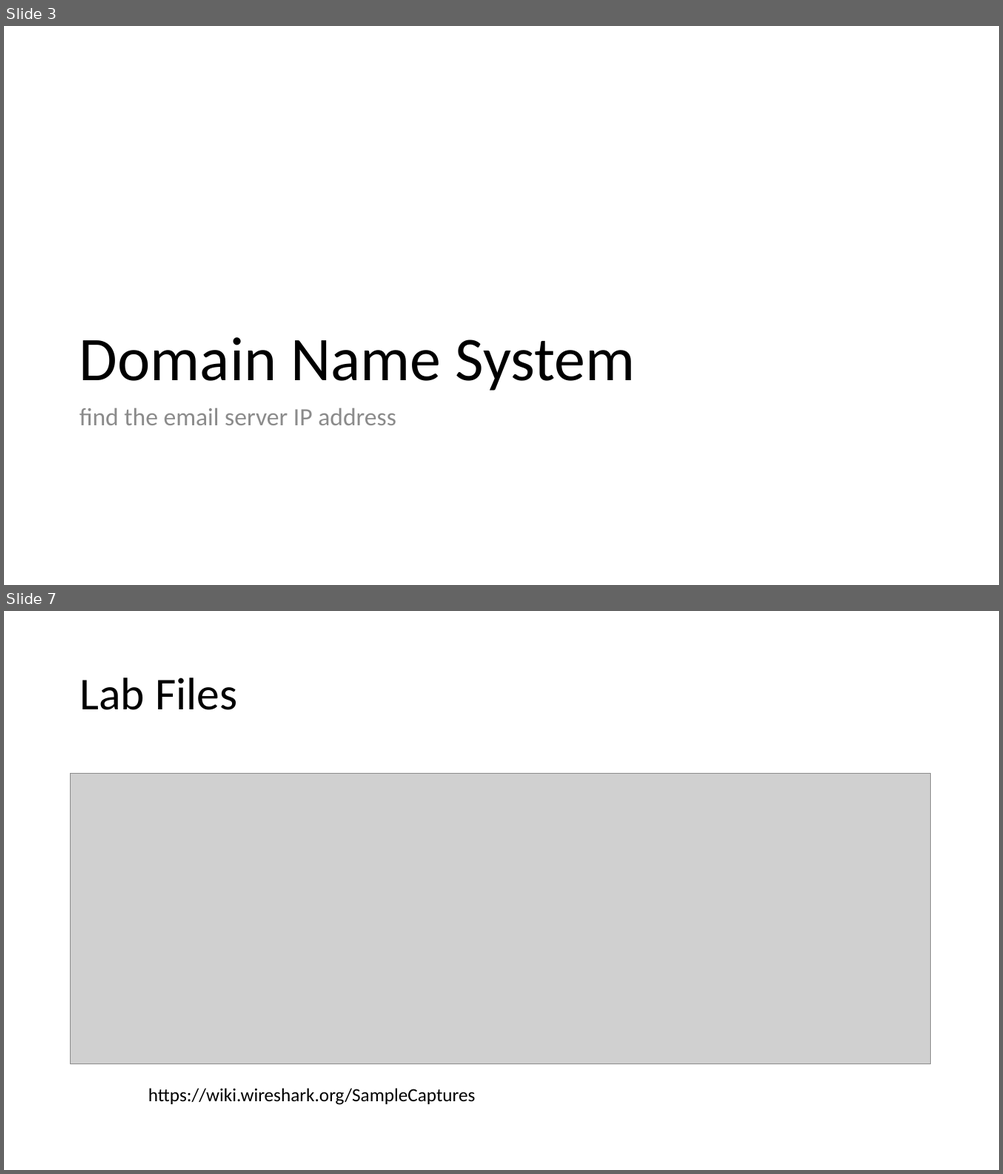
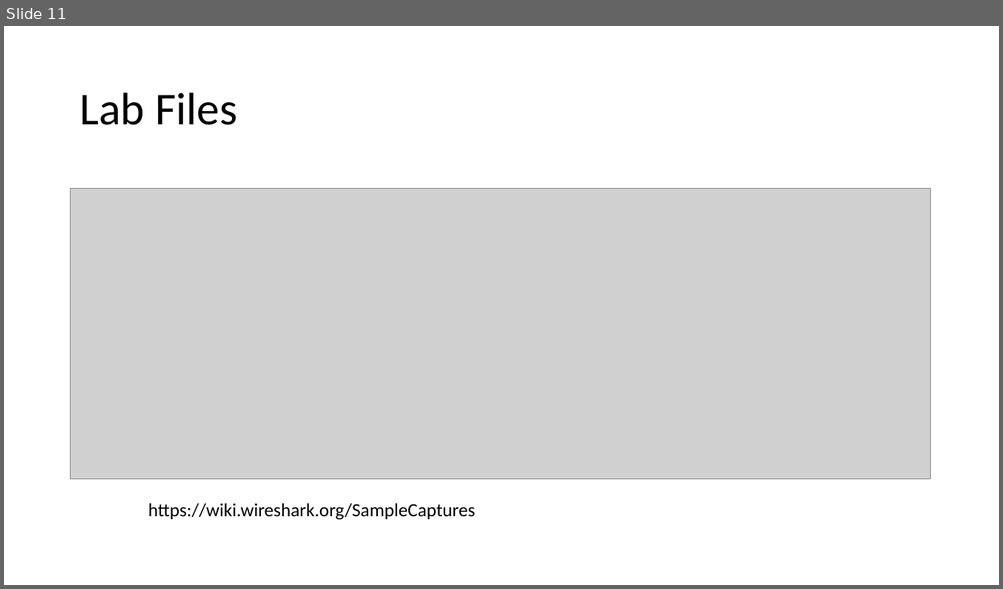
Before and after one commit to frankwxu/digital-forensics-lab, a slide deck: Networking_Forensics/30_SMTP_Email_Forensics.pptx. Shown one above the other, each under a label of ours: slides 3 and 7 before the commit, slide 11 after it; the slides between them are not shown. The pictures are 1003x1174 and 1003x589 pixels, drawn with LibreOffice and Linux fonts; fonts in the diff are those of the drawing; grey boxes stand for pictures; background and template pictures are left out. Boxes give left, top, right and bottom in pixels: in the first picture for what was removed or moved away, otherwise in the second. Text is boxed around its words. In the diff, an @@ line names an element or a change of style, - is before the commit and + after.

```diff
--- a/Networking_Forensics/30_SMTP_Email_Forensics.pptx
+++ b/Networking_Forensics/30_SMTP_Email_Forensics.pptx
@@ slide 3 removed at box(4, 26, 999, 585), background #FFFFFF @@
@@ title removed at box(79, 338, 635, 391) @@
-Domain Name System
@@ text removed at box(79, 408, 396, 426) @@
-find the email server IP address
@@ what was slide 7 is now slide 11 @@
```
Also in this commit, not shown: 2 slides changed, 7 other slides removed, 4 other files.
